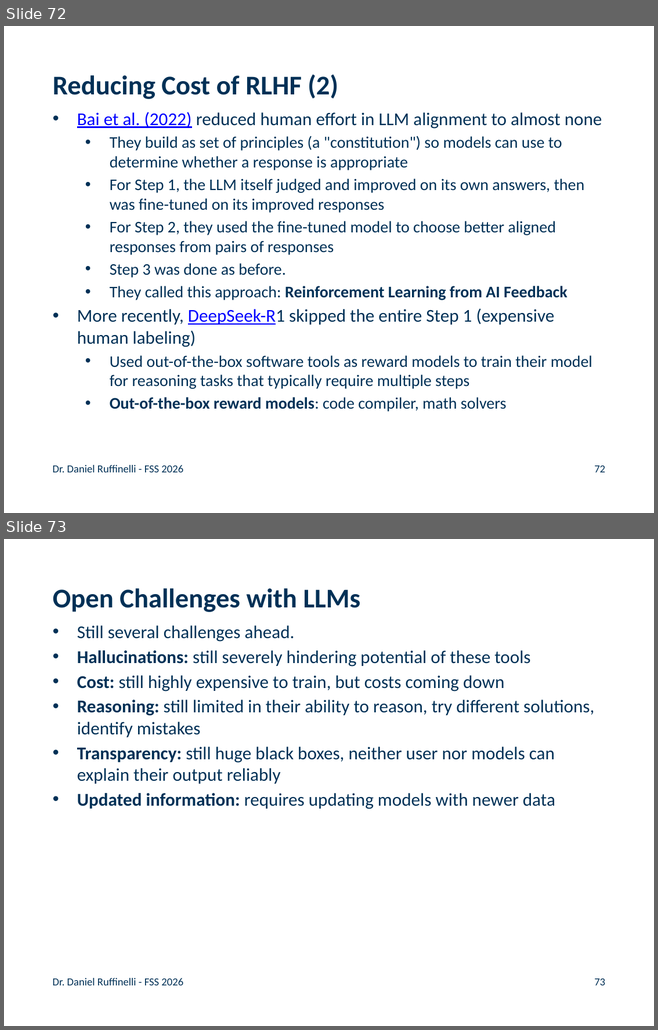
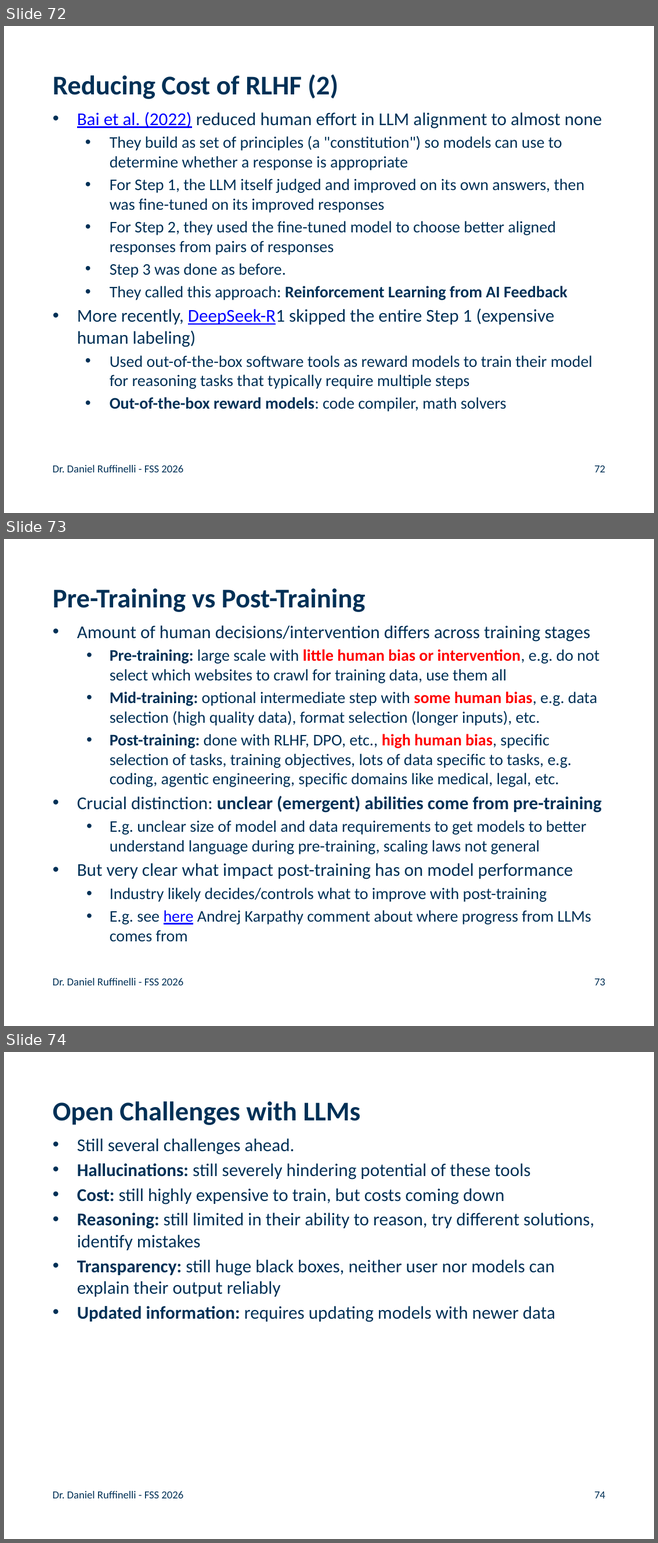
Before and after one commit to rufex2001/teaching_llms, a slide deck: lectures/07_llms/07_llms.pptx. Shown one above the other, each under a label of ours: slides 72 and 73 before the commit, slides 72, 73 and 74 after it. The pictures are 658x1030 and 658x1543 pixels, drawn with LibreOffice and Linux fonts; fonts in the diff are those of the drawing; background and template pictures are left out. Boxes give left, top, right and bottom in pixels: in the first picture for what was removed or moved away, otherwise in the second. Text is boxed around its words. In the diff, an @@ line names an element or a change of style, - is before the commit and + after.

Commit message:
added slide about pre vs post training in llm lecture, removed link to course eval in multilingual nlp lecture

```diff
--- a/lectures/07_llms/07_llms.pptx
+++ b/lectures/07_llms/07_llms.pptx
@@ slide 73 added at box(4, 539, 654, 1026), background #FFFFFF @@
@@ title added at box(53, 588, 365, 612), 30 pt, text #003056, bold @@
+Pre-Training vs Post-Training
@@ text added at box(77, 625, 601, 942), 18 pt, text #003056 @@
+• Amount of human decisions/intervention differs across training stages
+  • Pre-training: large scale with little human bias or intervention, e.g. do not select which websites to crawl for training data, use them all
+  • Mid-training: optional intermediate step with some human bias, e.g. data selection (high quality data), format selection (longer inputs), etc.
+  • Post-training: done with RLHF, DPO, etc., high human bias, specific selection of tasks, training objectives, lots of data specific to tasks, e.g. coding, agentic engineering, specific domains like medical, legal, etc.
+• Crucial distinction: unclear (emergent) abilities come from pre-training
+  • E.g. unclear size of model and data requirements to get models to better understand language during pre-training, scaling laws not general
+• But very clear what impact post-training has on model performance
+  • Industry likely decides/controls what to improve with post-training
+  • E.g. see here Andrej Karpathy comment about where progress from LLMs comes from
@@ text added at box(53, 978, 183, 986), 12 pt, text #003056 @@
+Dr. Daniel Ruffinelli - FSS 2026
@@ page number added at box(594, 979, 605, 986), 12 pt, text #003056 @@
+73
@@ what was slide 73 is now slide 74 @@
@@ page number at box(594, 1492, 605, 1499): text changed @@
-73
+74
```
Also in this commit, not shown: 2 slides changed, 3 other files.
